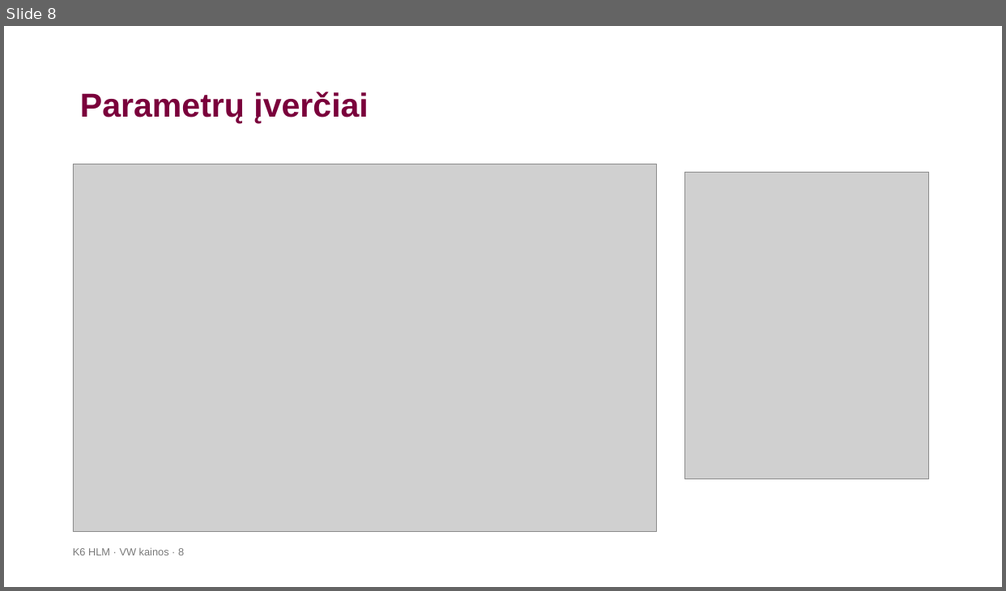
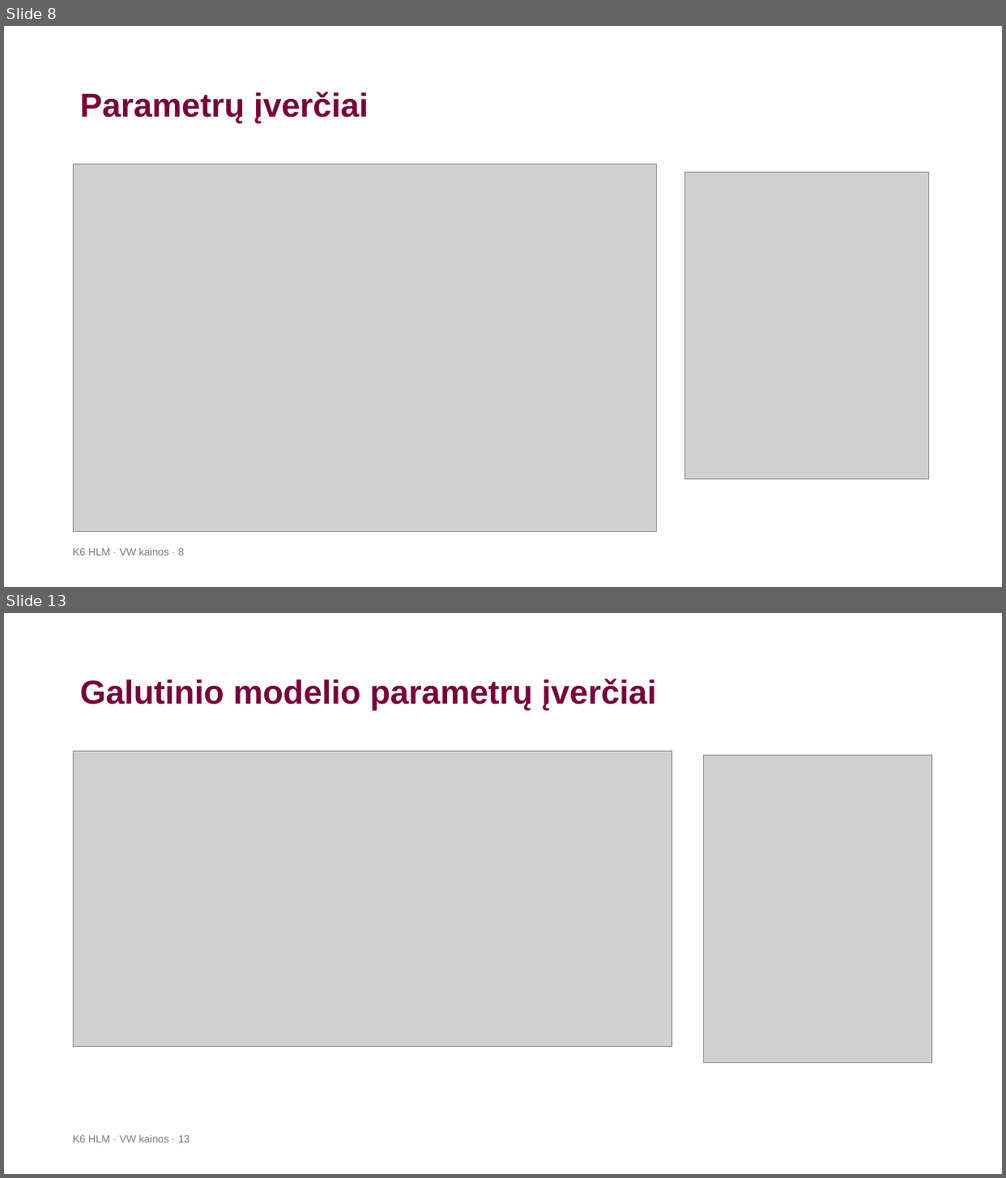
Before and after one commit to LidijaPu/K6, a slide deck: K6_HLM_VW_pristatymas.pptx. Shown one above the other, each under a label of ours: slide 8 before the commit, slides 8 and 13 after it; the slides between them are not shown. The pictures are 1006x591 and 1006x1178 pixels, drawn with LibreOffice and Linux fonts; fonts in the diff are those of the drawing; grey boxes stand for pictures; background and template pictures are left out. Boxes give left, top, right and bottom in pixels: in the first picture for what was removed or moved away, otherwise in the second. Text is boxed around its words. In the diff, an @@ line names an element or a change of style, - is before the commit and + after.

```diff
--- a/K6_HLM_VW_pristatymas.pptx
+++ b/K6_HLM_VW_pristatymas.pptx
@@ slide 13 added at <box>4,613,1002,1174</box>, background #FFFFFF @@
@@ title added at <box>80,679,656,710</box>, 32 pt, text #7A003B, bold @@
+Galutinio modelio parametrų įverčiai
@@ picture added at <box>73,752,671,1046</box> @@
@@ picture added at <box>704,756,932,1063</box> @@
@@ text added at <box>73,1135,189,1143</box>, 10 pt, text #797979 @@
+K6 HLM · VW kainos · 13
```
Also in this commit, not shown: 9 slides changed, 3 other files.
